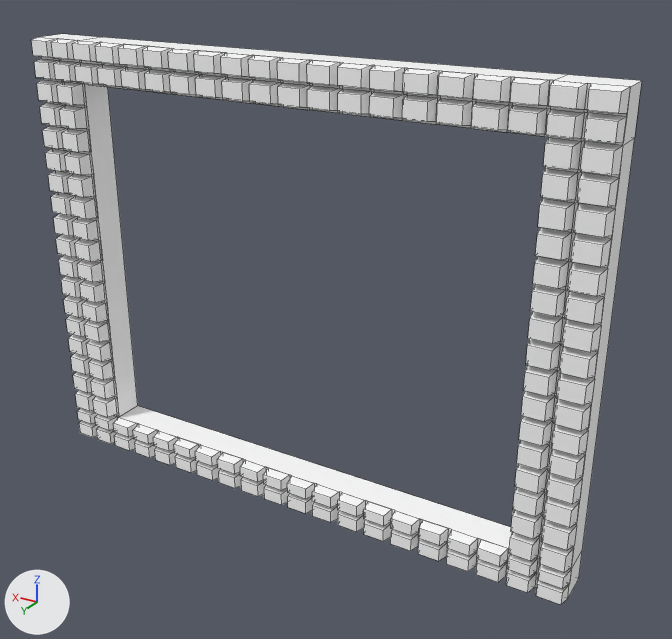
Renders of the FBX model Assets/Team24/Models/buldingface.fbx from each side of a commit.
One viewpoint serves both versions: a 50 mm camera at (-12.47, 18.04, 8.88) aimed at (-1.19, -0.76, -0.52). Every picture has the same lights, and +X, +Y and +Z are marked at lower left. Mesh edges are drawn as thin lines.

Objects in the first picture: 'Building_face'.
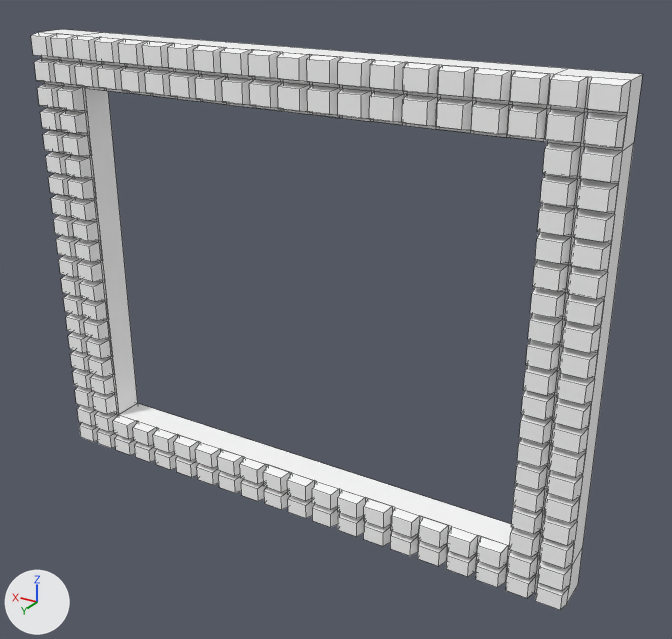
What differs and where, as boxes (x1, y1, x2, y2) in the pictures (672 x 639 px):
```json
{"object": "Building_face", "change": "reshaped, moved, turned", "before": [31, 34, 642, 605], "after": [31, 29, 643, 610]}
```

Edits to the scene script, one JSON object a line:
```json
{"block": "me_mesh", "where": "# used by ob_building_face; location = (0.0, 0.0, 0.0); rotation_euler = (1.571, 0.0, -3.142), in degrees (90, 0, -180)"}
{"op": "remove", "block": "me_mesh", "code": "me_mesh.from_pydata(...)  # 1231 vertices, 1226 faces; spans x -7.7..8.0, y -6.0..6.0, z -1.0..0.2"}
{"op": "add", "block": "me_mesh", "code": "me_mesh.from_pydata(...)  # 1231 vertices, 1226 faces; spans x -8.1..7.7, y -1.0..0.2, z -6.2..6.1"}
{"block": "me_mesh", "change": "me_mesh part 1: 1231 of 1231 vertices moved; they spanned x -7.7..8.0, y -6.0..6.0, z -1.0..0.2 and now span x -8.1..7.7, y -1.0..0.2, z -6.2..6.1; mean shift (0.0, 0.0, 0.0); largest move (8.0, 6.0, -1.0) -> (-8.1, -1.0, 6.1)"}
{"op": "set", "path": "ob_building_face.rotation_euler", "old": "(1.571, 0.0, -3.142)", "new": "(0.0, 0.0, 0.0)", "note": "degrees (90, 0, -180) -> degrees (0, 0, 0)"}
{"op": "set", "path": "ob_building_face.location", "old": "(0.0, 0.0, 0.0)", "new": "(0.03, 0.03, 0.03)"}
```
